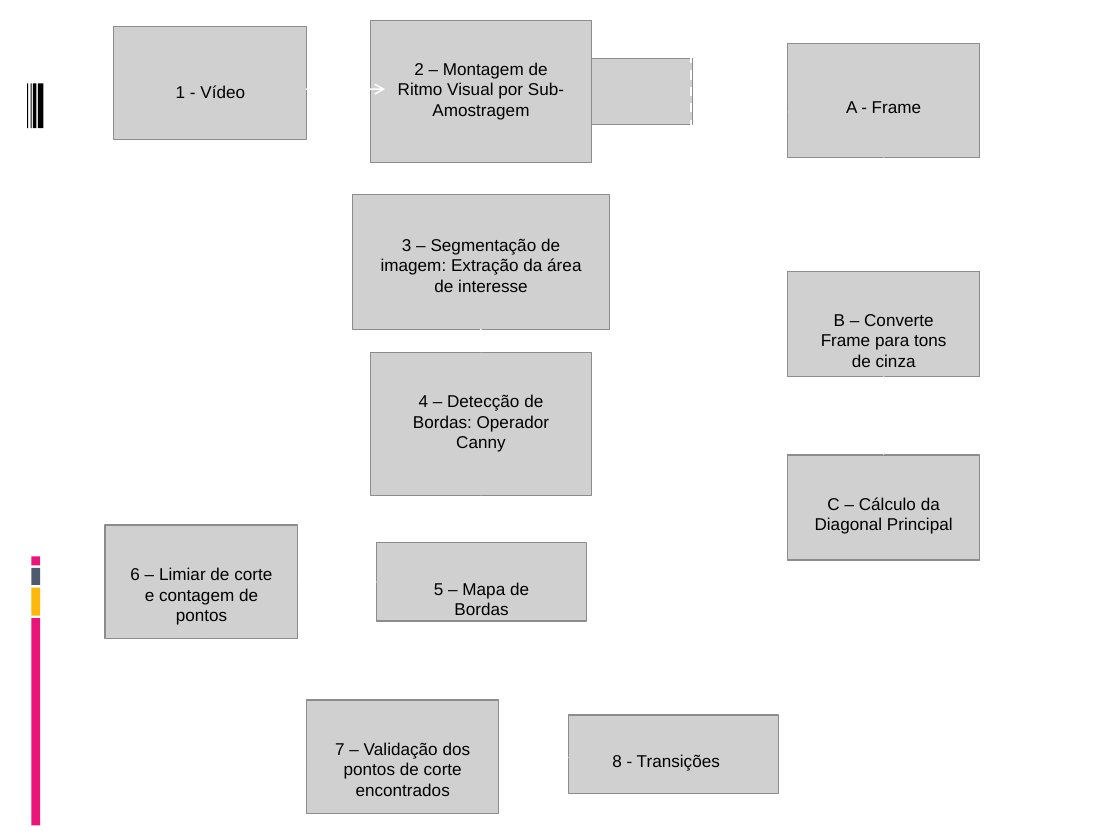
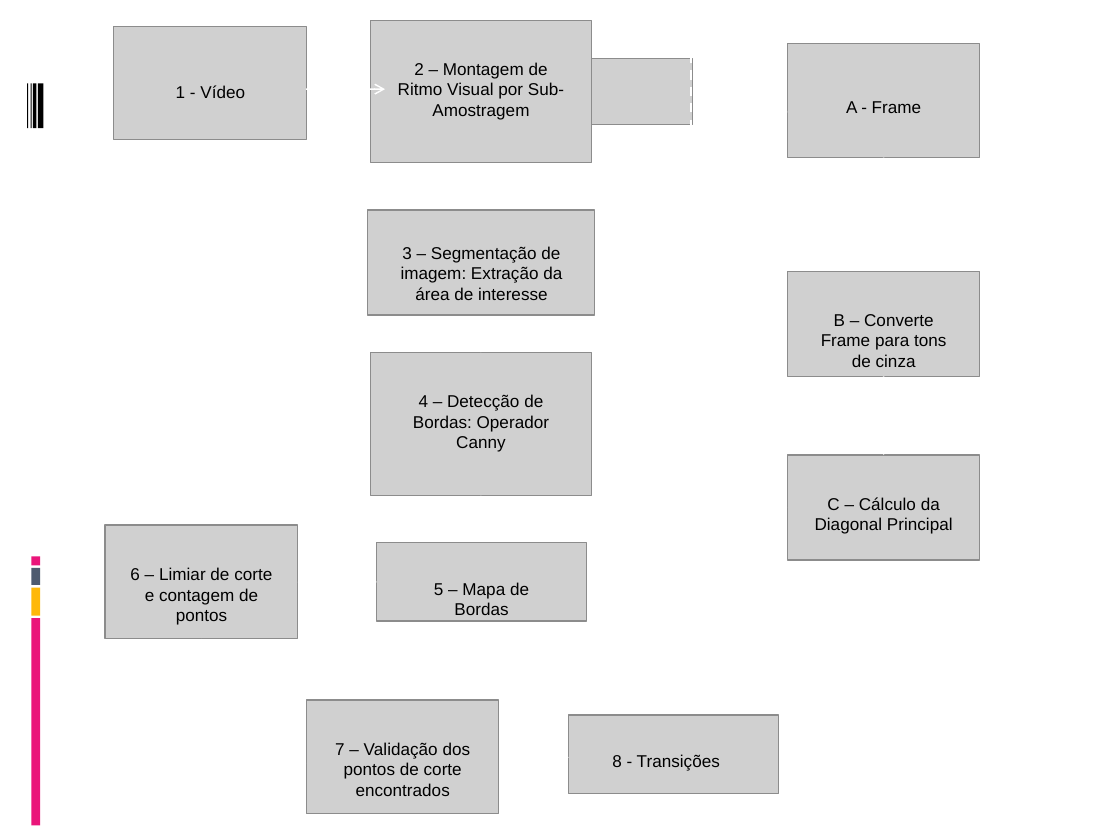
Before and after one commit to fabriciols/m-fit, a slide deck: slide 7 of DOCS/Apresentação/Apresentação_Final.ppt (slide 6 before the commit). Drawn at 1120x840 pixels with LibreOffice and Linux fonts; fonts in the diff are those of the drawing; grey boxes stand for pictures; background and template pictures are left out. Boxes give left, top, right and bottom in pixels: in the first picture for what was removed or moved away, otherwise in the second. Text is boxed around its words. In the diff, an @@ line names an element or a change of style, - is before the commit and + after.

```diff
--- a/DOCS/Apresentação/Apresentação_Final.ppt
+++ b/DOCS/Apresentação/Apresentação_Final.ppt
@@ picture: place and size @@
-picture at [353, 195, 609, 329]
+picture at [367, 211, 595, 316]
@@ text "3 – Segmentação de imagem: ..." rewrapped from [381, 238, 581, 292] to [401, 246, 562, 300] @@
```
Also in this commit, not shown: 2 other slides changed, 1 slide added.
